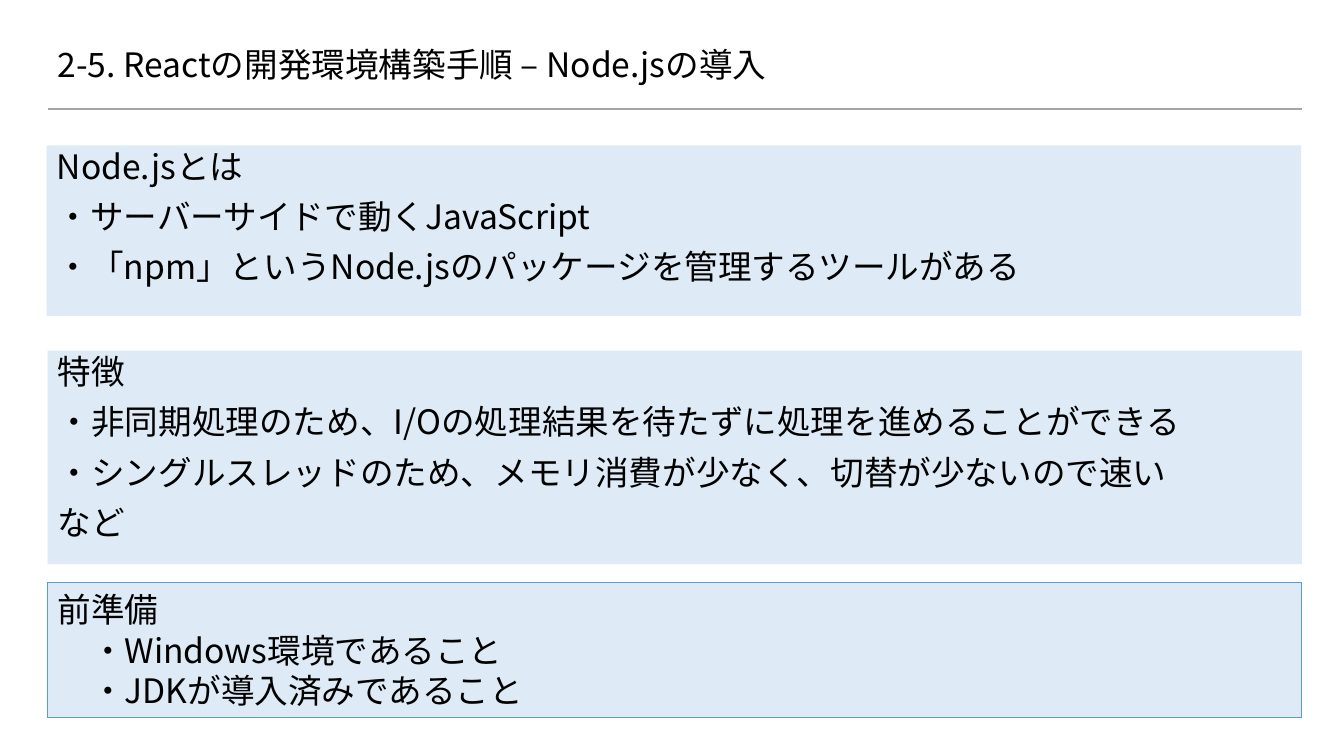
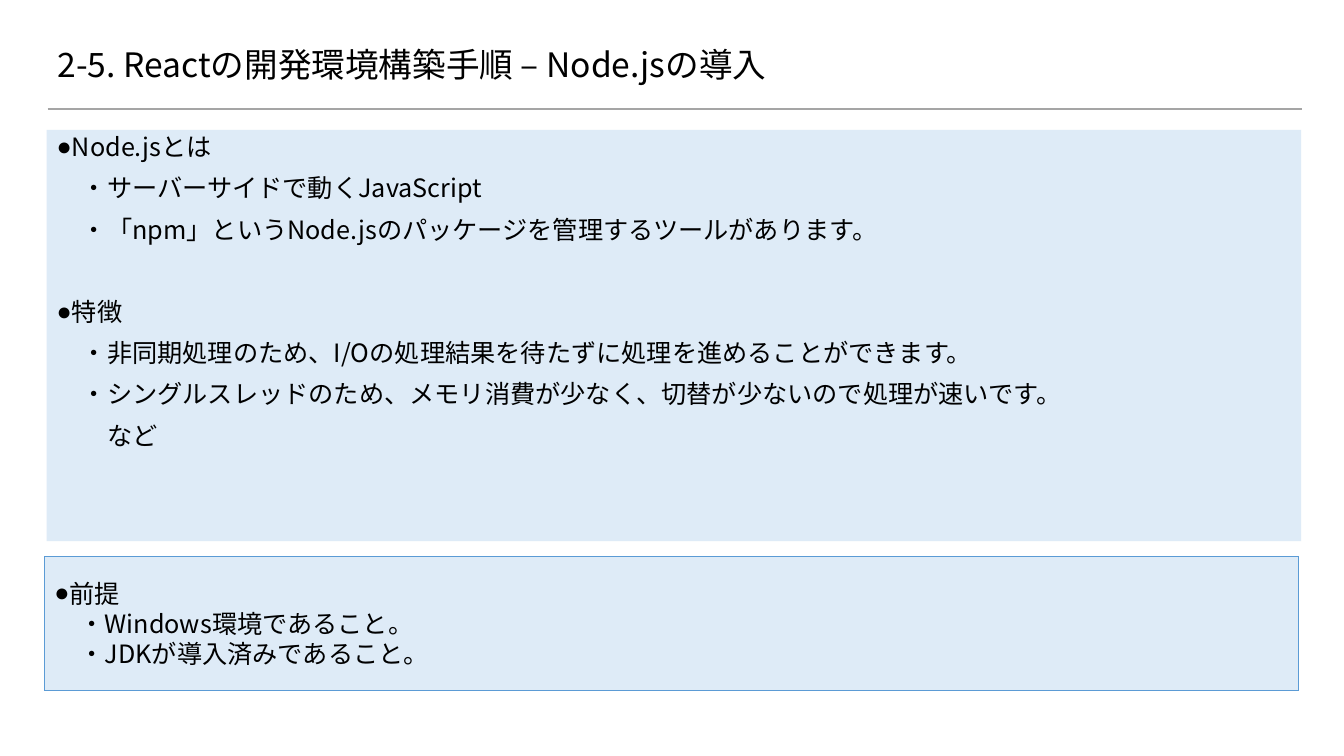
Before and after one commit to 2018SYSTEMI34/diary, a slide deck: slide 1 of doc/02_SlideShare/01.ネタ/２_Reactの基礎/2-5_React開発環境構築手順.pptx. Drawn at 1344x756 pixels with LibreOffice and Linux fonts; fonts in the diff are those of the drawing; background and template pictures are left out. Boxes give left, top, right and bottom in pixels: in the first picture for what was removed or moved away, otherwise in the second. Text is boxed around its words. In the diff, an @@ line names an element or a change of style, - is before the commit and + after.

```diff
--- a/doc/02_SlideShare/01.ネタ/２_Reactの基礎/2-5_React開発環境構築手順.pptx
+++ b/doc/02_SlideShare/01.ネタ/２_Reactの基礎/2-5_React開発環境構築手順.pptx
@@ text "Node.jsとは" resized from (x1=46, y1=145, x2=1301, y2=316) to (x1=46, y1=130, x2=1301, y2=541) @@
@@ text at (x1=72, y1=136, x2=482, y2=203): size 24 to 18 pt in "Node.jsとは", "・サーバーサイドで動くJavaScript"; bullet none to ● @@
@@ text at (x1=72, y1=217, x2=1062, y2=447): text changed; size 24 to 18 pt @@
-・「npm」というNode.jsのパッケージを管理するツールがある
+・「npm」というNode.jsのパッケージを管理するツールがあります。
+● 特徴
+・非同期処理のため、I/Oの処理結果を待たずに処理を進めることができます。
+・シングルスレッドのため、メモリ消費が少なく、切替が少ないので処理が速いです。
+など
@@ text removed at (x1=47, y1=351, x2=1302, y2=565) @@
-特徴
-・非同期処理のため、I/Oの処理結果を待たずに処理を進めることができる
-・シングルスレッドのため、メモリ消費が少なく、切替が少ないので速い
-など
@@ rectangle "前提" moved from (x1=47, y1=583, x2=1302, y2=718) to (x1=44, y1=557, x2=1299, y2=692) @@
@@ text in rectangle at (x1=70, y1=582, x2=429, y2=665): text changed; size 24 to 18 pt @@
-前準備
-・Windows環境であること
-・JDKが導入済みであること
+● 前提
+・Windows環境であること。
+・JDKが導入済みであること。
```
Also in this commit, not shown: 5 other slides changed.
